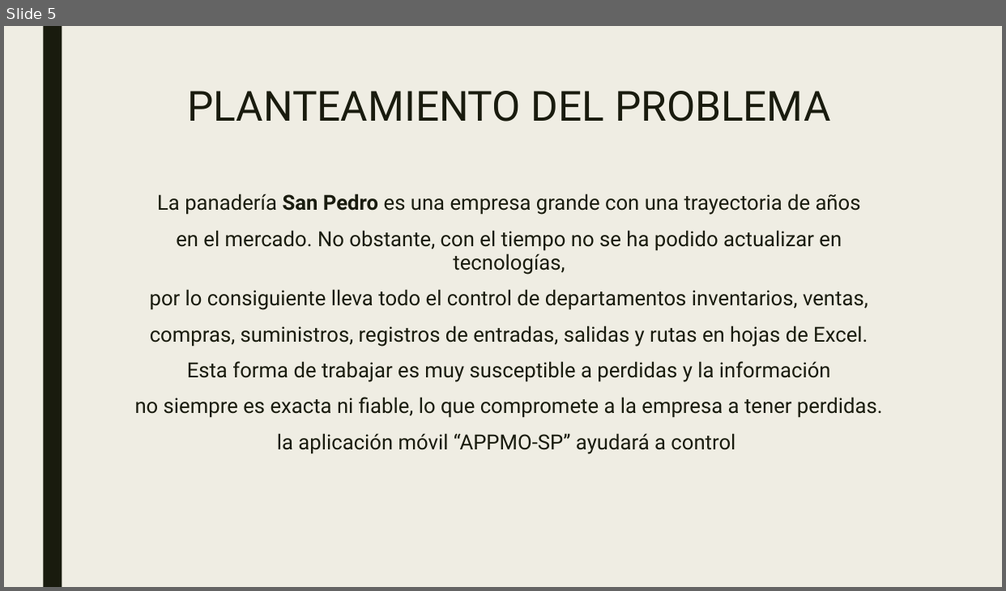
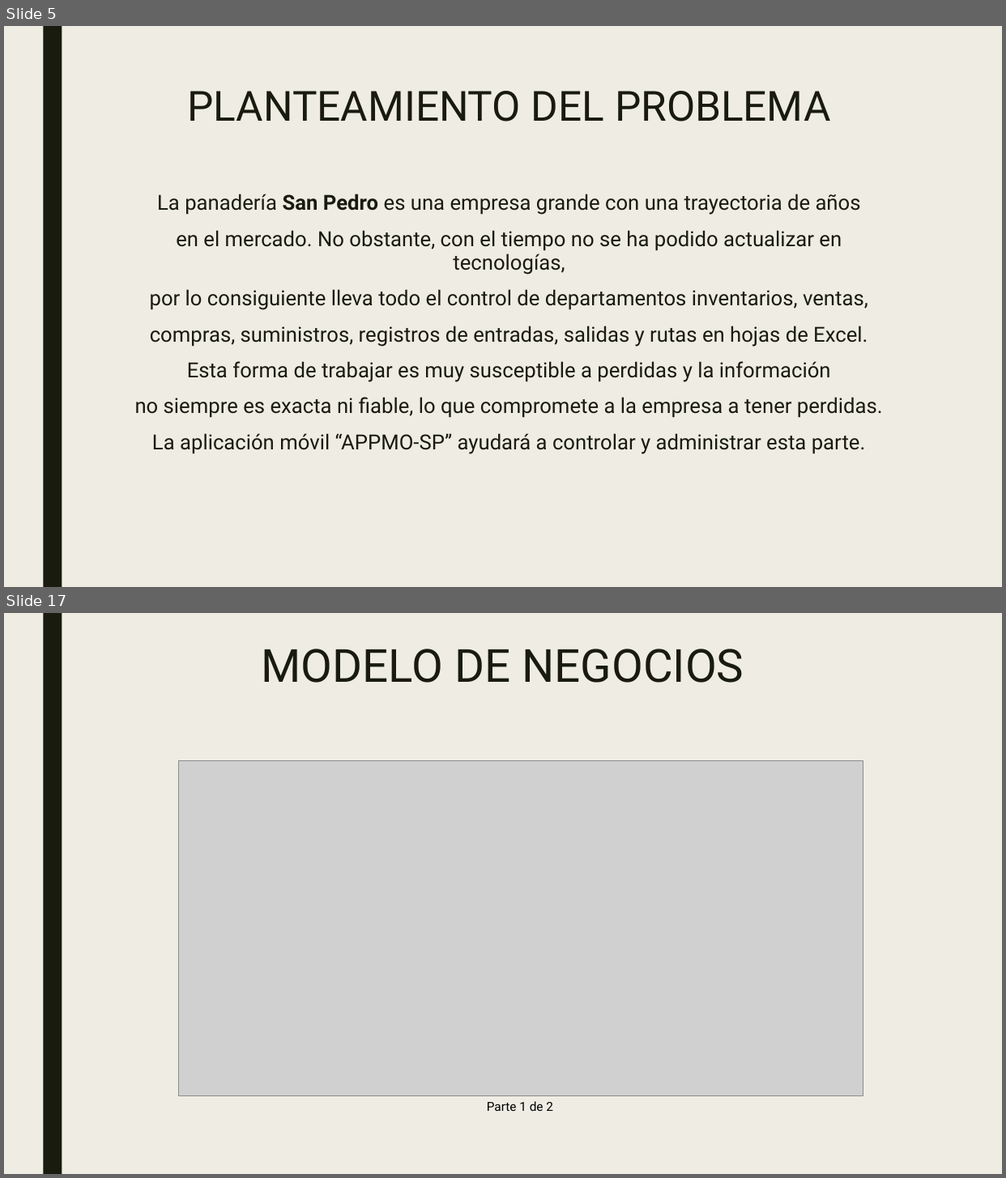
Before and after one commit to SM-ROOT/SM-ROOT, a slide deck: 9°A/Integradora/diapositiva/SM-ROOT_APPMO-SP.pptx. Shown one above the other, each under a label of ours: slide 5 before the commit, slides 5 and 17 after it; the slides between them are not shown. The pictures are 1006x591 and 1006x1178 pixels, drawn with LibreOffice and Linux fonts; fonts in the diff are those of the drawing; grey boxes stand for pictures. Boxes give left, top, right and bottom in pixels: in the first picture for what was removed or moved away, otherwise in the second. Text is boxed around its words. In the diff, an @@ line names an element or a change of style, - is before the commit and + after.

```diff
--- a/9°A/Integradora/diapositiva/SM-ROOT_APPMO-SP.pptx
+++ b/9°A/Integradora/diapositiva/SM-ROOT_APPMO-SP.pptx
@@ slide 17 added at [4, 613, 1002, 1174], background #EFEDE3; not listed: 1 template element that a slide beside it also shows @@
@@ title added at [262, 649, 744, 683], 44 pt, text #191B0E @@
+MODELO DE NEGOCIOS
@@ picture added at [178, 761, 863, 1096] @@
@@ text added at [487, 1101, 553, 1111], 12 pt, text #000000 @@
+Parte 1 de 2
@@ slide 5 changed as well @@
@@ text at [152, 433, 866, 454]: text changed @@
-la aplicación móvil “APPMO-SP” ayudará a control
+La aplicación móvil “APPMO-SP” ayudará a controlar y administrar esta parte.
```
Also in this commit, not shown: 1 other slide changed, 16 other slides added, 1 slide removed, 3 other files.
